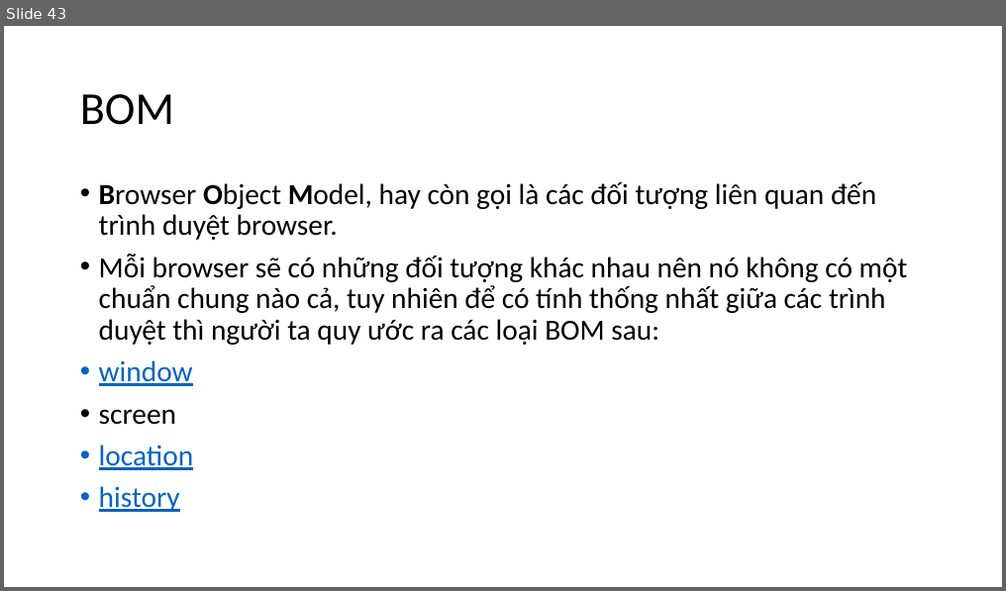
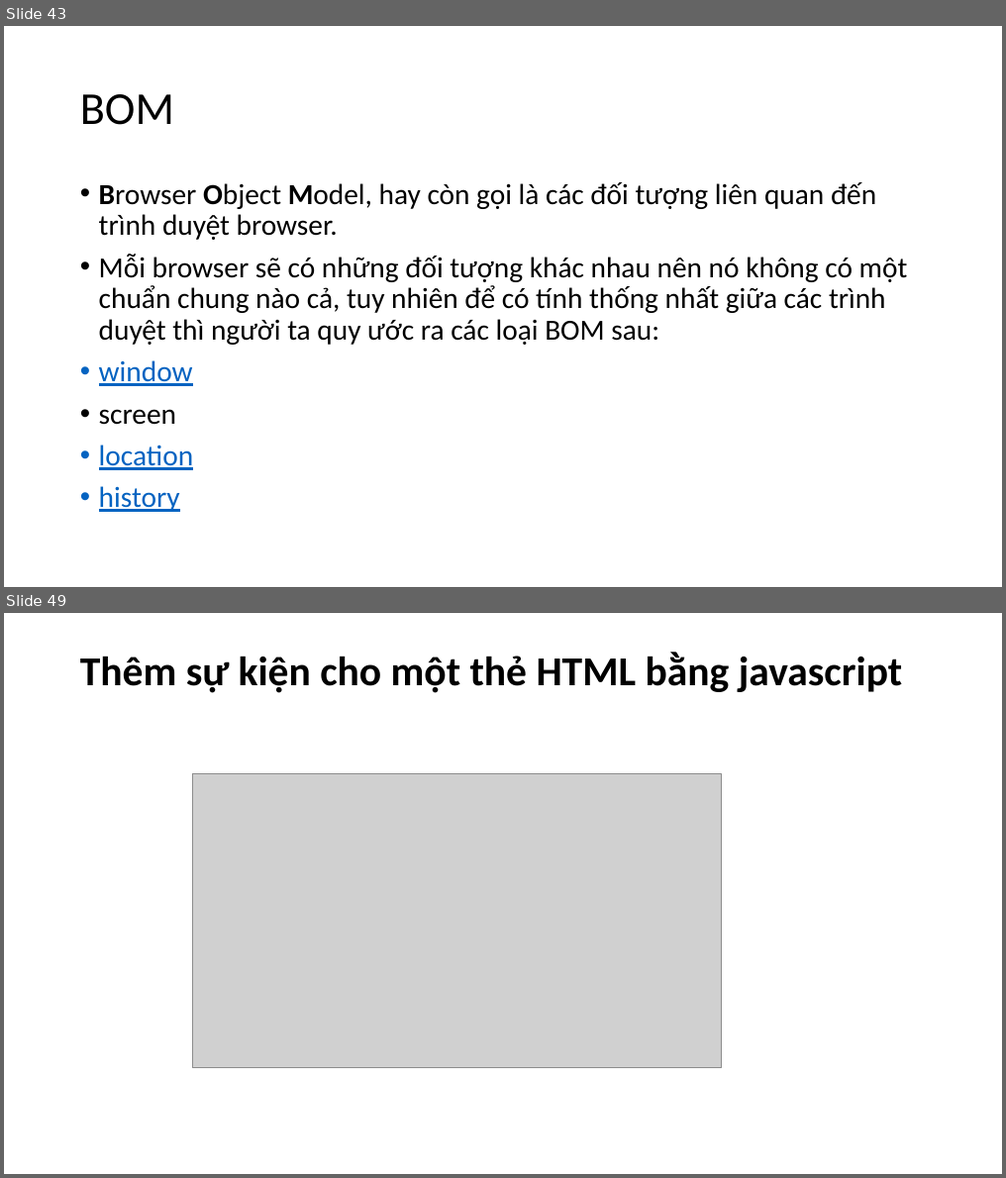
Before and after one commit to hoanghiep8921/ljava1909, a slide deck: slide/Java Script.pptx. Shown one above the other, each under a label of ours: slide 43 before the commit, slides 43 and 49 after it; the slides between them are not shown. The pictures are 1006x591 and 1006x1178 pixels, drawn with LibreOffice and Linux fonts; fonts in the diff are those of the drawing; grey boxes stand for pictures. Boxes give left, top, right and bottom in pixels: in the first picture for what was removed or moved away, otherwise in the second. Text is boxed around its words. In the diff, an @@ line names an element or a change of style, - is before the commit and + after.

```diff
--- a/slide/Java Script.pptx
+++ b/slide/Java Script.pptx
@@ slide 49 added at (4,613,1002,1174), background #FFFFFF @@
@@ title added at (80,652,903,693), 39.6 pt, text #000000, bold @@
+Thêm sự kiện cho một thẻ HTML bằng javascript
@@ picture added at (193,774,721,1068) @@
```
Also in this commit, not shown: 6 other slides added, 3 other files.
